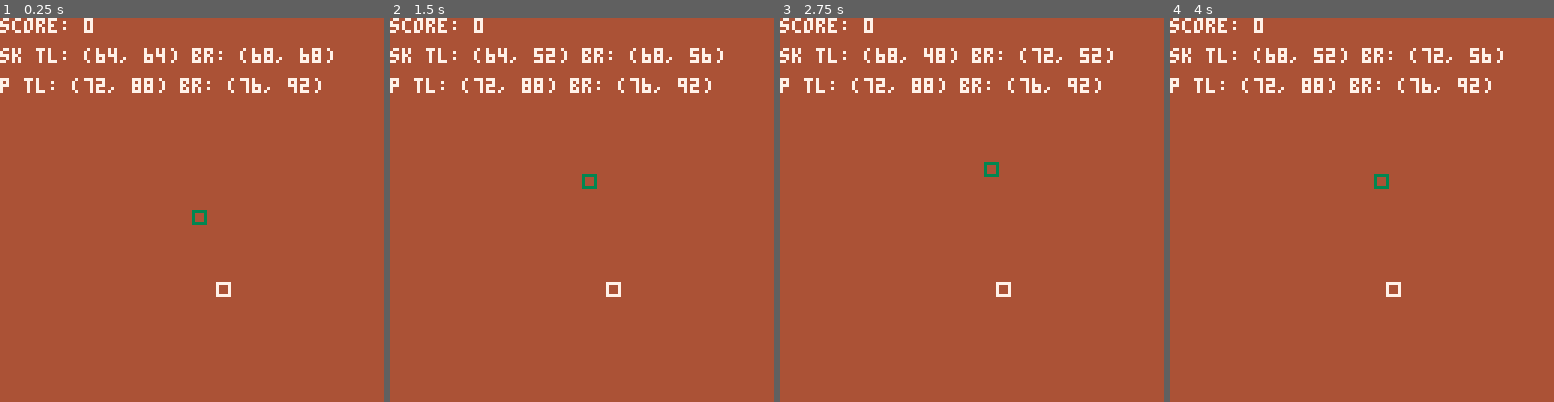
Above: before the commit, frames 1-4 (left to right).
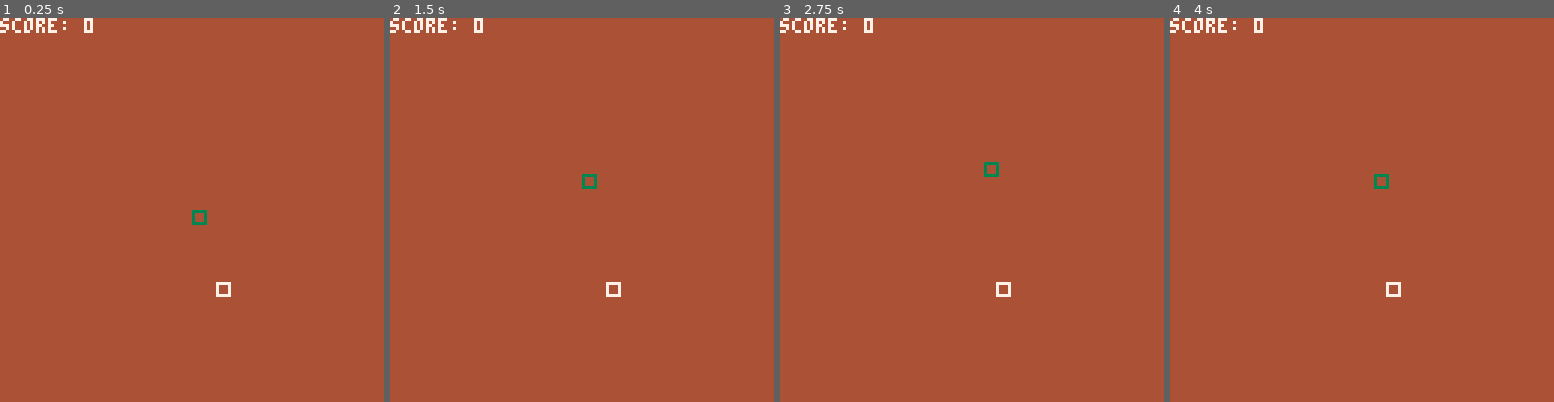
Above: after the commit, the same moments.

Repository: scottnm/snake.p8
Game: PICO-8 cartridge snake.p8
The game is run twice, just before and just after one commit, with the same random seed, the same clock (stepped at 60 frames per second) and the same inputs.
Inputs:
- Up to frame 1 (0.25 s): no input
- Up to frame 2 (1.5 s): tap X (X key) at 0.33, 1.07 s; tap O (Z key) at 0.7 s
- Up to frame 3 (2.75 s): hold Right 1.6-2.1 s; tap O (Z key) at 1.7, 2.1, 2.5 s; tap X (X key) at 1.85 s; hold Up 2.15-2.42 s; hold Right from 2.47 s (still down)
- Up to frame 4 (4 s): tap O (Z key) at 2.9, 3.3, 3.7 s; tap X (X key) at 2.97 s; release Right at 3.03 s; hold Left 3.08-3.58 s; hold Down 3.63-3.97 s

The runs differ from the first frame. In frame 1, 2.0% of the frame differs, in the area x 0-87%, y 7-20%; in frame 2, 2.0%; in frame 3, 2.0%; in frame 4, 2.0%.

Commit message:
generating tails!

Diff:
--- a/main.lua
+++ b/main.lua
@@ -102,6 +102,9 @@
     set_color_cmpt(segment, 3)
     set_direction_cmpt(segment, dir)
 
+    segment.last = {}
+    set_pos_cmpt(segment.last, xpos, ypos)
+
     add(snake.segments, segment)
 end
 
@@ -153,17 +156,30 @@
     -- move all of the snake pieces
     move_cnt += 1
     if move_cnt == 15 then
-        for segment in all(snake.segments) do
-            if segment.dir == dir.up then
-                segment.pos.y -= segment.size
-            elseif segment.dir == dir.down then
-                segment.pos.y += segment.size
-            elseif segment.dir == dir.left then
-                segment.pos.x -= segment.size
-            elseif segment.dir == dir.right then
-                segment.pos.x += segment.size
-            end
-        end
+        -- move the snake head and record its last position
+        snake_head = snake.segments[1]
+        snake_head.last.pos.x = snake_head.pos.x
+        snake_head.last.pos.y = snake_head.pos.y
+
+        if snake_head.dir == dir.up then
+            snake_head.pos.y -= snake_head.size
+        elseif snake_head.dir == dir.down then
+            snake_head.pos.y += snake_head.size
+        elseif snake_head.dir == dir.left then
+            snake_head.pos.x -= snake_head.size
+        elseif snake_head.dir == dir.right then
+            snake_head.pos.x += snake_head.size
+        end
+
+        for i=2,#snake.segments do
+            prev_segment = snake.segments[i - 1]
+            segment = snake.segments[i]
+            segment.last.pos.x = segment.pos.x
+            segment.last.pos.y = segment.pos.y
+            segment.pos.x = prev_segment.last.pos.x
+            segment.pos.y = prev_segment.last.pos.y
+        end
+
         move_cnt = 0
     end
 
@@ -174,6 +190,8 @@
             score += 1
             pellet.eaten = true
             any_pellets_eaten = true
+            last_segment = snake.segments[#snake.segments]
+            generate_snake_segment(snake, last_segment.last.pos.x, last_segment.last.pos.y, dir.up) -- fixme: dir.up not needed
         end
     end
 
@@ -212,6 +230,6 @@
     foreach(pellets, draw_sqr)
     print("score: "..score, 0, 0, 7)
 
-    printsqr("sk", snake.segments[1].pos, snake.segments[1].size, 0, 10)
-    printsqr("p", pellets[1].pos, pellets[1].size, 0, 20)
-end
+    -- printsqr("sk", snake.segments[1].pos, snake.segments[1].size, 0, 10)
+    -- printsqr("p", pellets[1].pos, pellets[1].size, 0, 20)
+end
